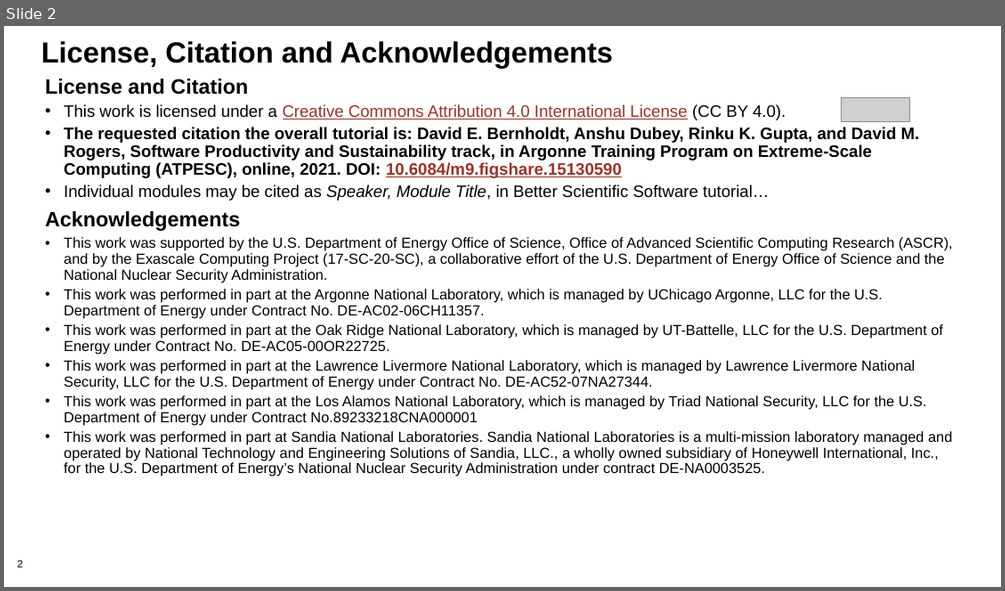
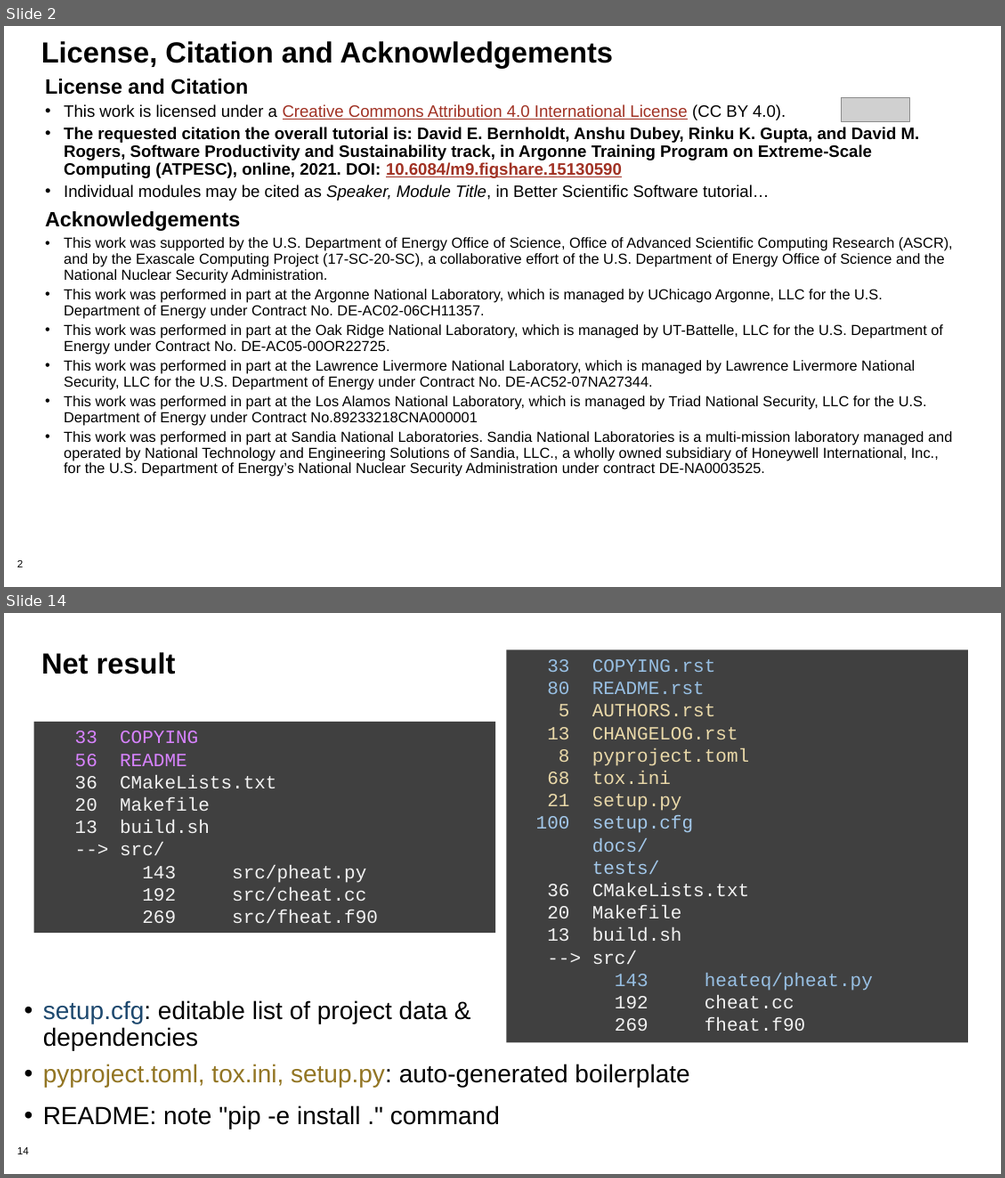
Before and after one commit to bssw-tutorial/presentations, a slide deck: packaging.pptx. Shown one above the other, each under a label of ours: slide 2 before the commit, slides 2 and 14 after it; the slides between them are not shown. The pictures are 1005x591 and 1005x1178 pixels, drawn with LibreOffice and Linux fonts; fonts in the diff are those of the drawing; grey boxes stand for pictures; background and template pictures are left out. Boxes give left, top, right and bottom in pixels: in the first picture for what was removed or moved away, otherwise in the second. Text is boxed around its words. In the diff, an @@ line names an element or a change of style, - is before the commit and + after.

```diff
--- a/packaging.pptx
+++ b/packaging.pptx
@@ slide 14 added at (4,613,1001,1174), background #FFFFFF; not listed: 1 template element that a slide beside it also shows @@
@@ title added at (41,652,176,674), 28 pt, text #000000, bold @@
+Net result
@@ rectangle added at (507,649,968,1042), fill #404040, 18 pt, text #F2F2F2 @@
+33 COPYING.rst
+80 README.rst
+5 AUTHORS.rst
+13 CHANGELOG.rst
+8 pyproject.toml
+68 tox.ini
+21 setup.py
+100 setup.cfg
+docs/
+tests/
+36 CMakeLists.txt
+20 Makefile
+13 build.sh
+--> src/
+143 heateq/pheat.py
+192 cheat.cc
+269 fheat.f90
@@ rectangle added at (34,722,495,933), fill #404040, 18 pt, text #F2F2F2 @@
+33 COPYING
+56 README
+36 CMakeLists.txt
+20 Makefile
+13 build.sh
+--> src/
+143 src/pheat.py
+192 src/cheat.cc
+269 src/fheat.f90
@@ text added at (43,1000,447,1050), 24 pt, text #000000 @@
+• setup.cfg: editable list of project data & dependencies
@@ text added at (43,1063,689,1128), 24 pt, text #000000 @@
+• pyproject.toml, tox.ini, setup.py: auto-generated boilerplate
+• README: note "pip -e install ." command
```
Also in this commit, not shown: 8 slides changed, 23 other slides added, 1 slide removed.
